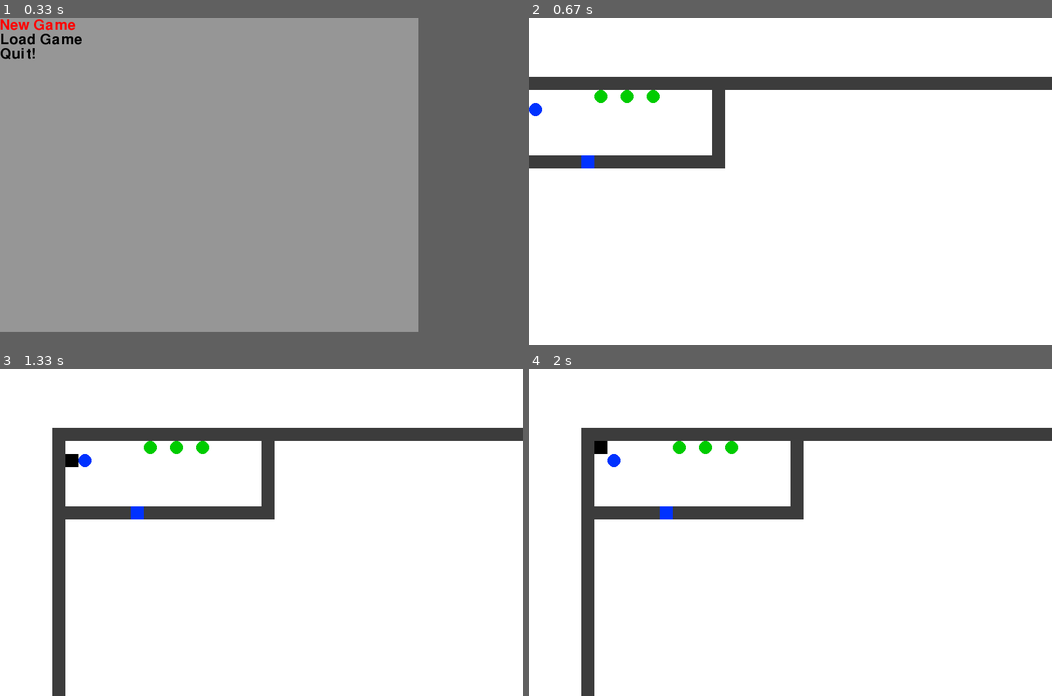
Above: before the commit, frames 1-4 (two rows, left to right).
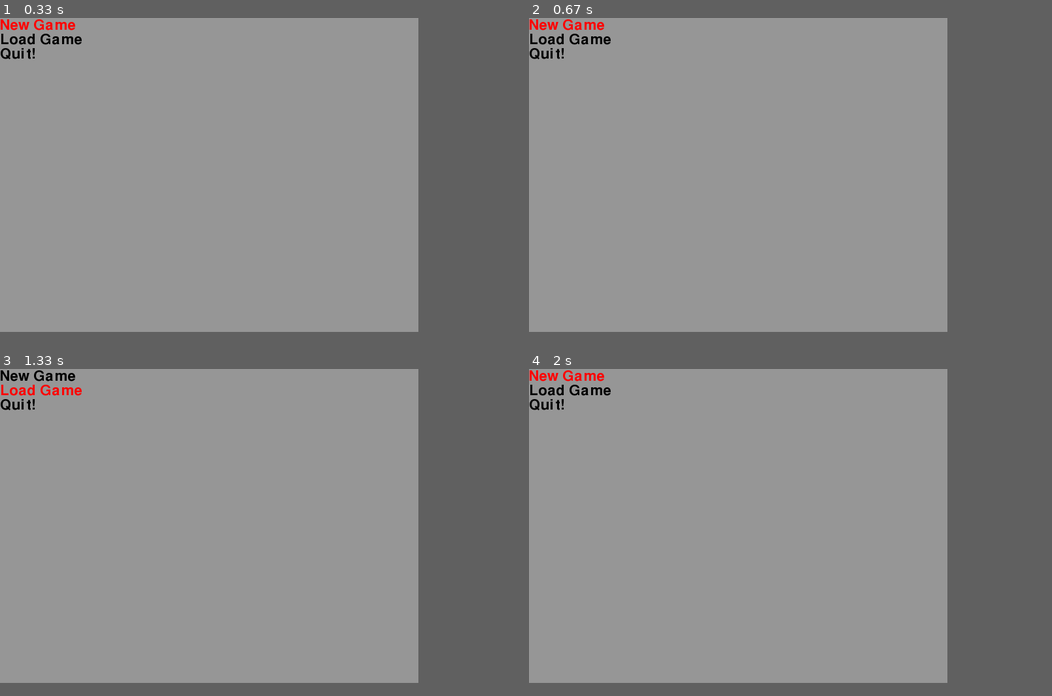
Above: after the commit, the same moments.

Repository: PygameProjects/OpenSource_rpg
Game: pygame game, started from main.py
The game is run twice, just before and just after one commit, with the same random seed, the same clock (stepped at 60 frames per second) and the same inputs. The source is Python 2; it was converted automatically to run under Python 3.
Inputs:
- Up to frame 1 (0.33 s): no input
- Up to frame 2 (0.67 s): tap Enter at 0.33 s
- Up to frame 3 (1.33 s): hold Down from 1.17 s (still down)
- Up to frame 4 (2 s): release Down at 1.63 s; hold Up from 1.67 s (still down)
In our replay, in frame 2 the window is 800x500 before the commit and 640x480 after it. These sizes can differ from the game's own. Grey fills any space a smaller window leaves; there, only what the larger window draws over its background counts as a difference.

Frame 1 is identical in both runs. In frame 2, 78% of the frame differs, in the area x 0-100%, y 0-96%; in frame 3, 78%, in the area x 0-100%, y 0-100%; in frame 4, 78%.

Commit message:
Update main.py

Diff:
--- a/main.py
+++ b/main.py
@@ -20,13 +20,14 @@
 P_WIDTH = 20
 P_HEIGHT = 40
 
-TILESIZE = 20
+TILESIZE = 30
 
-WHITE   = (255, 255, 255)
-BLACK   = (  0,   0,   0)
-GREEN   = (  0, 204,   0)
-GRAY    = ( 60,  60,  60)
-BLUE    = (  0,  50, 255)
+# little bit colored( I dislike bright colors)
+WHITE   = (240, 225, 250)
+BLACK   = (  10,   10,   0)
+GREEN   = (  0, 204,   20)
+GRAY    = ( 75,  45,  60)
+BLUE    = (  10,  60, 245)
 
 WALL    = '#'
 KEY     = '@'
@@ -37,7 +38,6 @@
 MAPFILE = 'map.txt'     # Map text file
 
 def optionX(option):
-    global OPTION_SELECTED
     OPTION_SELECTED = option
 
 def draw_menu(menu, screen):
@@ -65,7 +65,7 @@
             break
 
     if OPTION_SELECTED == "quit":
-        print("Aww, that's too bad! See you next time!")
+        print("So, see you next time!")
         pygame.quit()
         sys.exit()
     else:
